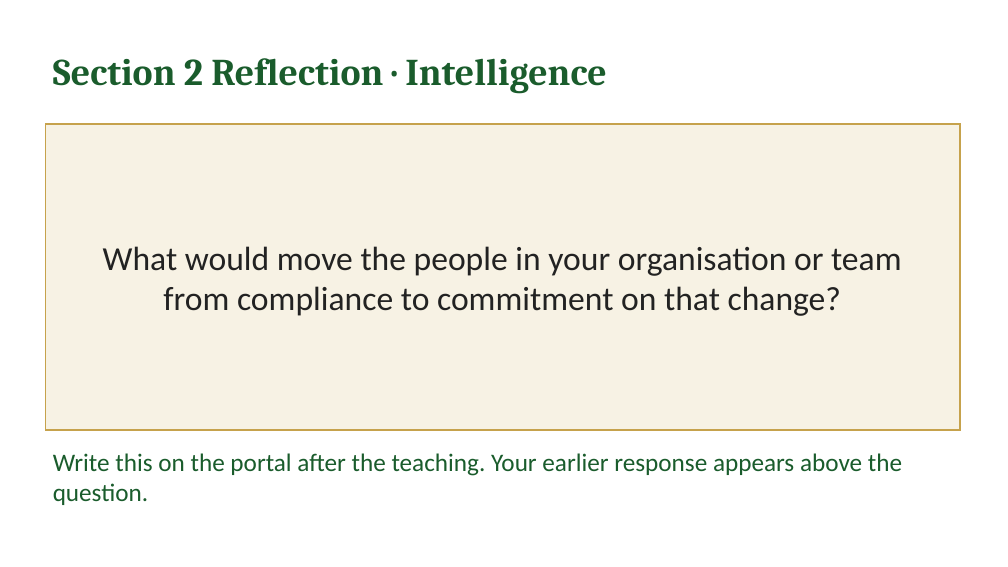
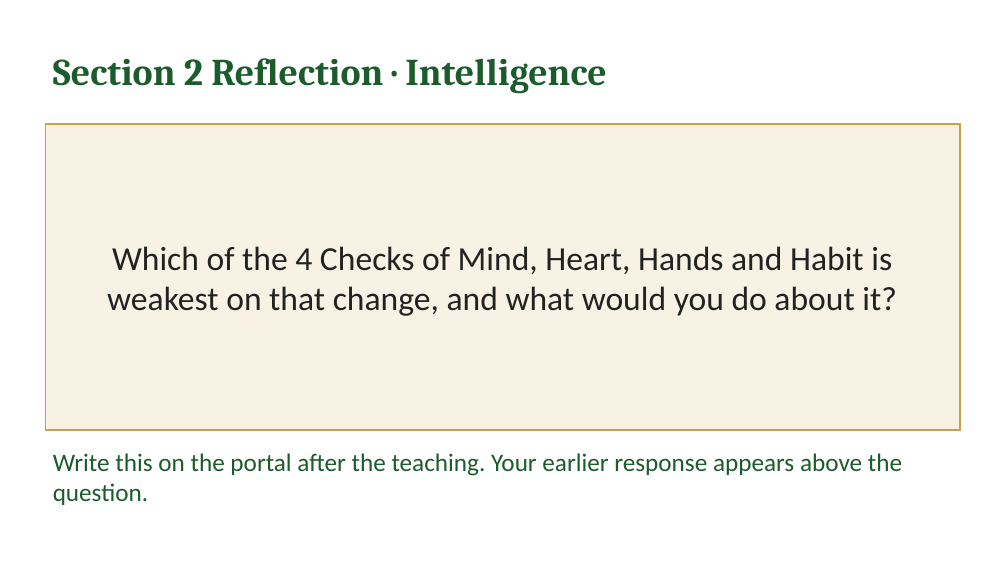
Before and after one commit to IBSL26/ibsl-platform, a slide deck: slide 24 of Unit decks/Unit 05 - Aligning Heart & Mind.pptx (slide 23 before the commit). Drawn at 1008x567 pixels with LibreOffice and Linux fonts; fonts in the diff are those of the drawing. Boxes give left, top, right and bottom in pixels: in the first picture for what was removed or moved away, otherwise in the second. Text is boxed around its words. In the diff, an @@ line names an element or a change of style, - is before the commit and + after.

```diff
--- a/Unit decks/Unit 05 - Aligning Heart & Mind.pptx
+++ b/Unit decks/Unit 05 - Aligning Heart & Mind.pptx
@@ text in rectangle at <box>107,246,897,316</box>: text changed @@
-What would move the people in your organisation or team from compliance to commitment on that change?
+Which of the 4 Checks of Mind, Heart, Hands and Habit is weakest on that change, and what would you do about it?
```
Also in this commit, not shown: 1 slide added, 40 other files.
